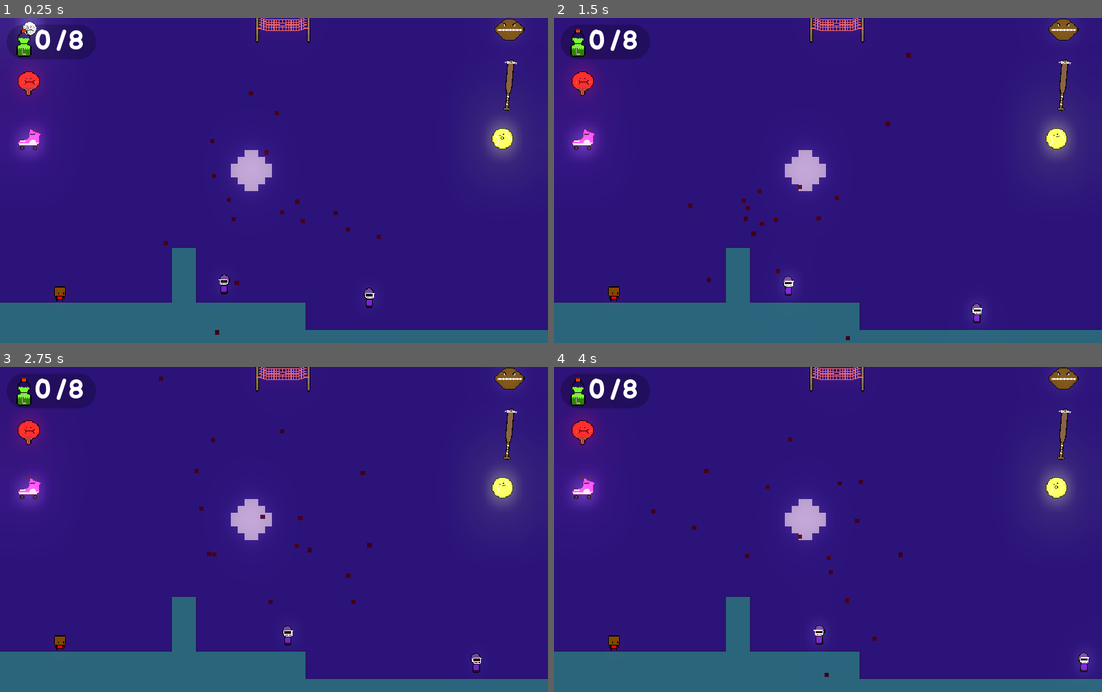
Above: before the commit, frames 1-4 (two rows, left to right).
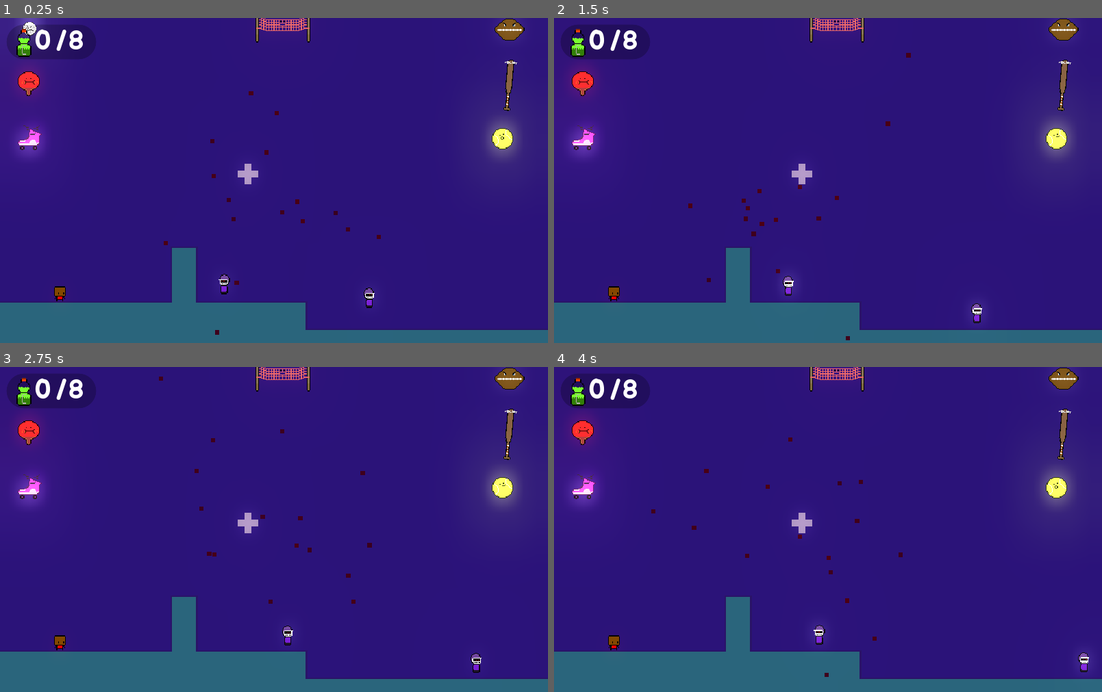
Above: after the commit, the same moments.

Repository: AdamSmif/Sportsball-Adventures
Game: Godot game, scene res://Levels/ShaderTest.tscn
Same seed, same stepped clock (60 frames per second), same inputs: the game is played once before the commit and once after it. This scene is started directly instead of the project's main scene.
Inputs:
- Up to frame 1 (0.25 s): no input
- Up to frame 2 (1.5 s): hold Up (ui_up) from 0.53 s (still down); tap Space (jump) at 0.77 s
- Up to frame 3 (2.75 s): tap Space (jump) at 1.52 s; release Up (ui_up) at 2.03 s
- Up to frame 4 (4 s): hold Up (ui_up) from 2.78 s (still down); tap Space (jump) at 3.02, 3.77 s

The runs differ from the first frame. In frame 1, 0.5% of the frame differs, in the area x 42-50%, y 40-54%; in frame 2, 0.5%; in frame 3, 0.5%; in frame 4, 0.5%.

Commit message:
added portals

Diff:
--- /dev/null
+++ b/Assets/Portal/Portal.gd
@@ -0,0 +1,11 @@
+extends Node2D
+
+var destination
+
+func _ready():
+	destination = get_node("PortalDestination").get_global_position()
+
+
+func _on_Area2D_body_entered(body):
+	if body.name == "Player":
+		body.set_position(destination)
--- /dev/null
+++ b/Assets/Portal/Portal.tscn
@@ -0,0 +1,21 @@
+[gd_scene load_steps=4 format=2]
+
+[ext_resource path="res://Assets/hoop.png" type="Texture" id=1]
+[ext_resource path="res://Assets/Portal/Portal.gd" type="Script" id=2]
+
+[sub_resource type="RectangleShape2D" id=1]
+extents = Vector2( 13.0166, 15.6348 )
+
+[node name="Portal" type="Node2D"]
+script = ExtResource( 2 )
+
+[node name="Sprite" type="Sprite" parent="."]
+modulate = Color( 0.227451, 0.294118, 1, 1 )
+position = Vector2( 0, 0.35849 )
+texture = ExtResource( 1 )
+
+[node name="Area2D" type="Area2D" parent="."]
+
+[node name="CollisionShape2D" type="CollisionShape2D" parent="Area2D"]
+shape = SubResource( 1 )
+[connection signal="body_entered" from="Area2D" to="." method="_on_Area2D_body_entered"]
--- /dev/null
+++ b/Assets/Portal/PortalDestination.gd
@@ -0,0 +1,5 @@
+extends Node2D
+
+func _ready():
+	#comment out if you want portal destination visible
+	self.visible = false
--- /dev/null
+++ b/Assets/Portal/PortalDestination.tscn
@@ -0,0 +1,11 @@
+[gd_scene load_steps=3 format=2]
+
+[ext_resource path="res://Assets/hoop.png" type="Texture" id=1]
+[ext_resource path="res://Assets/Portal/PortalDestination.gd" type="Script" id=2]
+
+[node name="PortalDestination" type="Node2D"]
+script = ExtResource( 2 )
+
+[node name="Sprite" type="Sprite" parent="."]
+modulate = Color( 0.431373, 0.054902, 0.054902, 1 )
+texture = ExtResource( 1 )
--- a/Levels/ShaderTest.tscn
+++ b/Levels/ShaderTest.tscn
@@ -13,6 +13,8 @@
 [ext_resource path="res://Assets/hoopstick.png" type="Texture" id=11]
 [ext_resource path="res://Assets/hoopnet.png" type="Texture" id=12]
 [ext_resource path="res://Assets/Hoop.tscn" type="PackedScene" id=13]
+[ext_resource path="res://Assets/Portal/Portal.tscn" type="PackedScene" id=14]
+[ext_resource path="res://Assets/Portal/PortalDestination.tscn" type="PackedScene" id=15]
 
 [sub_resource type="Shader" id=1]
 code = "shader_type canvas_item;
@@ -35,7 +37,6 @@
 [node name="NightSkyAnimated" parent="." instance=ExtResource( 1 )]
 position = Vector2( 299.214, -146.267 )
 scale = Vector2( 8, 8 )
-frame = 1
 
 [node name="YSort" type="YSort" parent="."]
 
@@ -76,6 +77,18 @@
 position = Vector2( 64, 152 )
 direction = 1
 
+[node name="Portal" parent="." instance=ExtResource( 14 )]
+position = Vector2( -502.558, 110.176 )
+
+[node name="PortalDestination" parent="Portal" instance=ExtResource( 15 )]
+position = Vector2( 1332.04, 6.16354 )
+
+[node name="Portal2" parent="." instance=ExtResource( 14 )]
+position = Vector2( -397.809, 54.401 )
+
+[node name="PortalDestination" parent="Portal2" instance=ExtResource( 15 )]
+position = Vector2( -414.754, -21.291 )
+
 [node name="HUD" parent="." instance=ExtResource( 8 )]
 
 [node name="Player" parent="." instance=ExtResource( 3 )]
--- a/UI/TitleScreen.tscn
+++ b/UI/TitleScreen.tscn
@@ -74,14 +74,14 @@
 
 [node name="Ocean" parent="." instance=ExtResource( 1 )]
 position = Vector2( 512, 288 )
+frame = 1
 
 [node name="Ocean2" parent="." instance=ExtResource( 1 )]
 position = Vector2( 256, 288 )
-frame = 2
 
 [node name="Ocean3" parent="." instance=ExtResource( 1 )]
 position = Vector2( 0, 288 )
-frame = 1
+frame = 2
 
 [node name="BeachTile" parent="." instance=ExtResource( 3 )]
 position = Vector2( 288, 352 )
Not shown: 1 places in Levels/ShaderTest.tscn that only renumber resources
